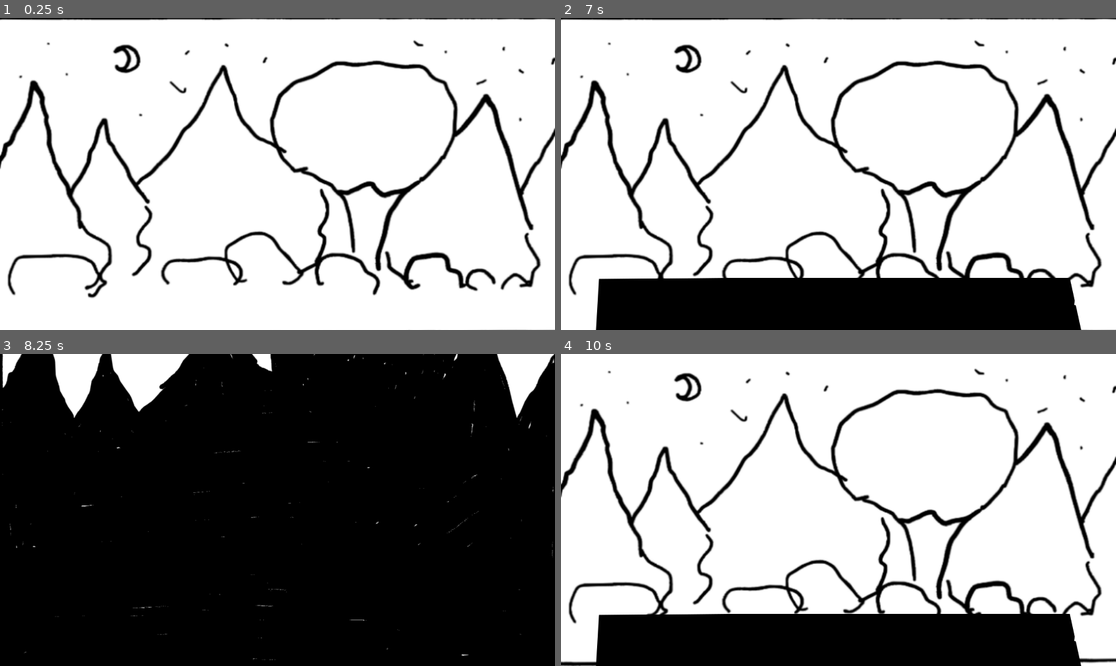
Above: before the commit, frames 1-4 (two rows, left to right).
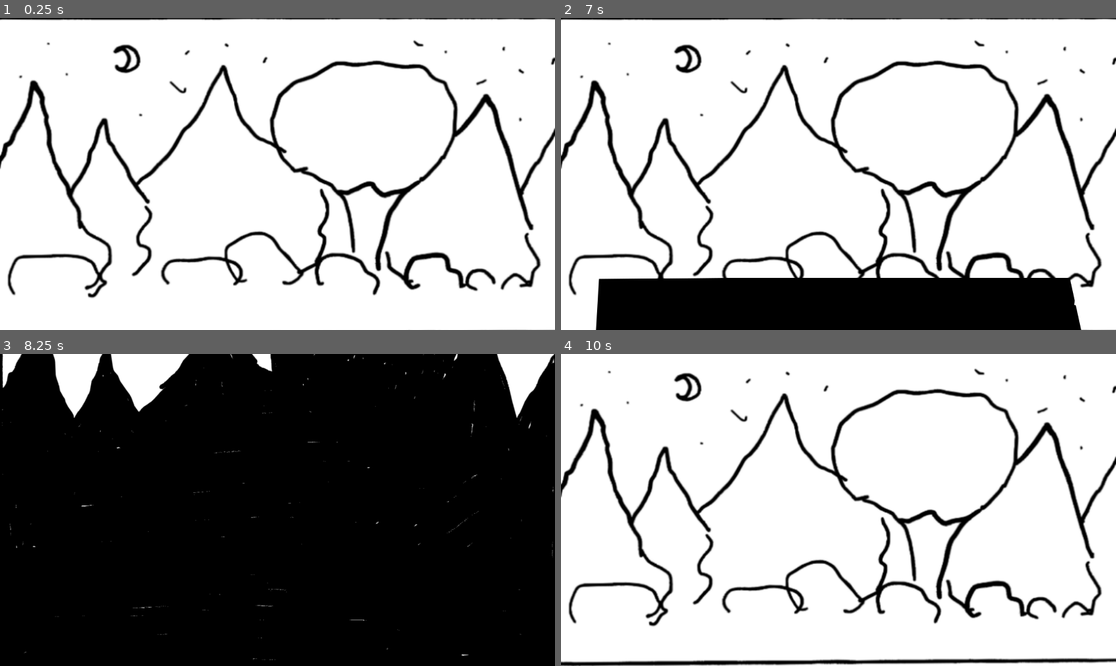
Above: after the commit, the same moments.

Repository: serrureriehurluberlesque/GGJ2026
Game: Godot game, scene res://scenes/main/main.tscn
Two runs of this game, one before a commit and one after it. Both use one fixed random seed, a clock stepped at 60 frames per second and the inputs below. The engine's default icon, where the game draws it, is replaced by a stand-in: a white triangle on a blue panel in a dark square.
Inputs (mouse positions are in pixels of both pictures, inside the frame that each line leads up to):
- Up to frame 1 (0.25 s): no input
- Up to frame 2 (7 s): tap Enter at 0.5, 3.5 s; move the mouse to (960, 158) at 0.52 s; hold Up (ui_up) 0.53-1.28 s; hold E (activate) 0.53-1.28 s; click (960, 158) at 0.8 s; tap Space at 1.25, 5 s; move the mouse to (727, 189) at 1.27 s; hold Down (ui_down) 1.28-2.03 s; click (727, 189) at 1.35 s; tap E (activate) every 1.5 s from 1.55 to 6.05 s; move the mouse to (699, 164) at 2.02 s; hold E (activate) 2.03-2.78 s; hold Up (ui_up) 2.03-3.53 s; click (699, 164) at 2.3 s; move the mouse to (810, 236) at 2.77 s; click (810, 236) at 2.85 s; move the mouse to (1005, 220) at 3.52 s; hold E (activate) 3.53-4.28 s; hold Down (ui_down) 3.53-5.78 s; click (1005, 220) at 3.8 s; move the mouse to (794, 161) at 4.27 s; click (794, 161) at 4.35 s; move the mouse to (888, 167) at 5.02 s; hold E (activate) 5.03-5.78 s; click (888, 167) at 5.3 s; move the mouse to (755, 96) at 5.77 s; hold Up (ui_up) from 5.78 s (still down); click (755, 96) at 5.85 s; move the mouse to (960, 158) at 6.52 s; hold E (activate) from 6.53 s (still down); click (960, 158) at 6.8 s
- Up to frame 3 (8.25 s): move the mouse to (166, 525) at 7.27 s; release E (activate) at 7.28 s; click (166, 525) at 7.35 s; tap E (activate) at 7.55 s; tap Enter at 8 s; move the mouse to (333, 441) at 8.02 s; release Up (ui_up) at 8.03 s; hold Down (ui_down) from 8.03 s (still down); hold E (activate) from 8.03 s (still down)
- Up to frame 4 (10 s): click (894, 441) at 8.3 s; move the mouse to (810, 572) at 8.77 s; release E (activate) at 8.78 s; click (810, 572) at 8.85 s; tap E (activate) at 9.05 s; tap Space at 9.5 s; move the mouse to (1005, 556) at 9.52 s; release Down (ui_down) at 9.53 s; hold Up (ui_up) from 9.53 s (still down); hold E (activate) from 9.53 s (still down); click (1005, 556) at 9.8 s

Frames 1-3 are identical in both runs. In frame 4, 14% of the frame differs, in the area x 6-94%, y 83-100%.
Error before the commit: Invalid assignment of property or key 'update_knsea' with value of type 'bool' on a base object of type 'Node2D (Monsters)'. (res://scenes/main/main.gd:34)

Commit message:
moins de drogue

Diff:
--- a/ggj2026/scenes/main/main.gd
+++ b/ggj2026/scenes/main/main.gd
@@ -31,13 +31,13 @@
 			# Switch light
 			light_on = !light_on
 			%bg_off.visible = !light_on
-			$Monsters.update_knsea = light_on
+			$Monsters.update_knsea(light_on)
 
 	if mask_on and event.is_action_pressed("click"):
 		$AnimationPlayer.play("mask_off")
 		find_child("mask_%s" % mask_on).remove()
 		$Monsters.update_masks(0)
-		$Monsters.update_knsea = true
+		$Monsters.update_knsea(true)
 		mask_on = null
 
 func camera_trans(new_pos):
@@ -47,4 +47,4 @@
 	$AnimationPlayer.play("mask_on")
 	mask_on = type
 	$Monsters.update_masks(int(type))
-	$Monsters.update_knsea = false
+	$Monsters.update_knsea(false)
--- a/ggj2026/scenes/main/main.tscn
+++ b/ggj2026/scenes/main/main.tscn
@@ -92,6 +92,8 @@
 offset_bottom = 2160.0
 texture = ExtResource("2_k2fmo")
 
+[node name="Monsters" parent="." unique_id=1929812014 instance=ExtResource("6_ow5a4")]
+
 [node name="Camera" type="Camera2D" parent="." unique_id=421635307]
 position = Vector2(960, 540)
 
@@ -101,8 +103,6 @@
 [node name="AnimationPlayer" type="AnimationPlayer" parent="." unique_id=122311836]
 libraries/ = SubResource("AnimationLibrary_hujxm")
 
-[node name="Monsters" parent="." unique_id=1929812014 instance=ExtResource("6_ow5a4")]
-
 [connection signal="mask_on" from="mask_3" to="." method="_on_mask_on"]
 [connection signal="mask_on" from="mask_2" to="." method="_on_mask_on"]
 [connection signal="mask_on" from="mask_1" to="." method="_on_mask_on"]
